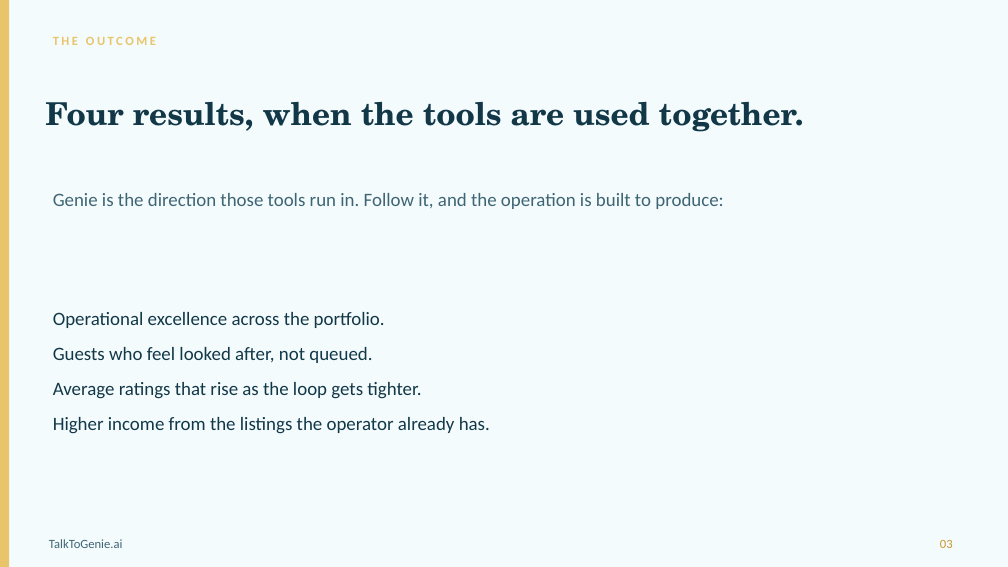
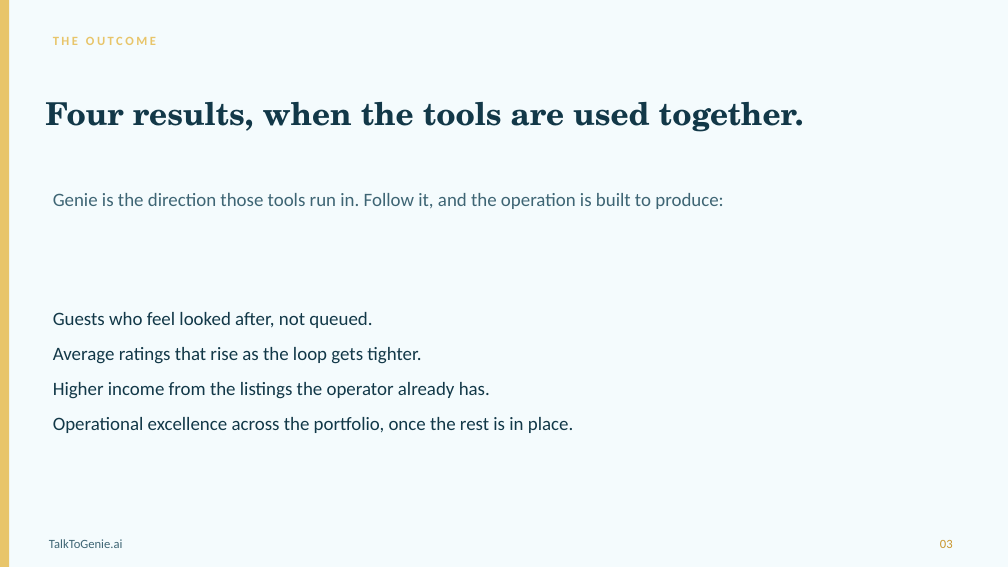
Before and after one commit to shervine/genie-front-website, a slide deck: slide 3 of public/pitch-deck.pptx. Drawn at 1008x567 pixels with LibreOffice and Linux fonts; fonts in the diff are those of the drawing. Boxes give left, top, right and bottom in pixels: in the first picture for what was removed or moved away, otherwise in the second. Text is boxed around its words. In the diff, an @@ line names an element or a change of style, - is before the commit and + after.

```diff
--- a/public/pitch-deck.pptx
+++ b/public/pitch-deck.pptx
@@ text at box(53, 312, 385, 328): paragraph removed @@
-Operational excellence across the portfolio.
@@ text at box(53, 417, 573, 433): paragraph added @@
+Operational excellence across the portfolio, once the rest is in place.
```
Also in this commit, not shown: 3 other files.
